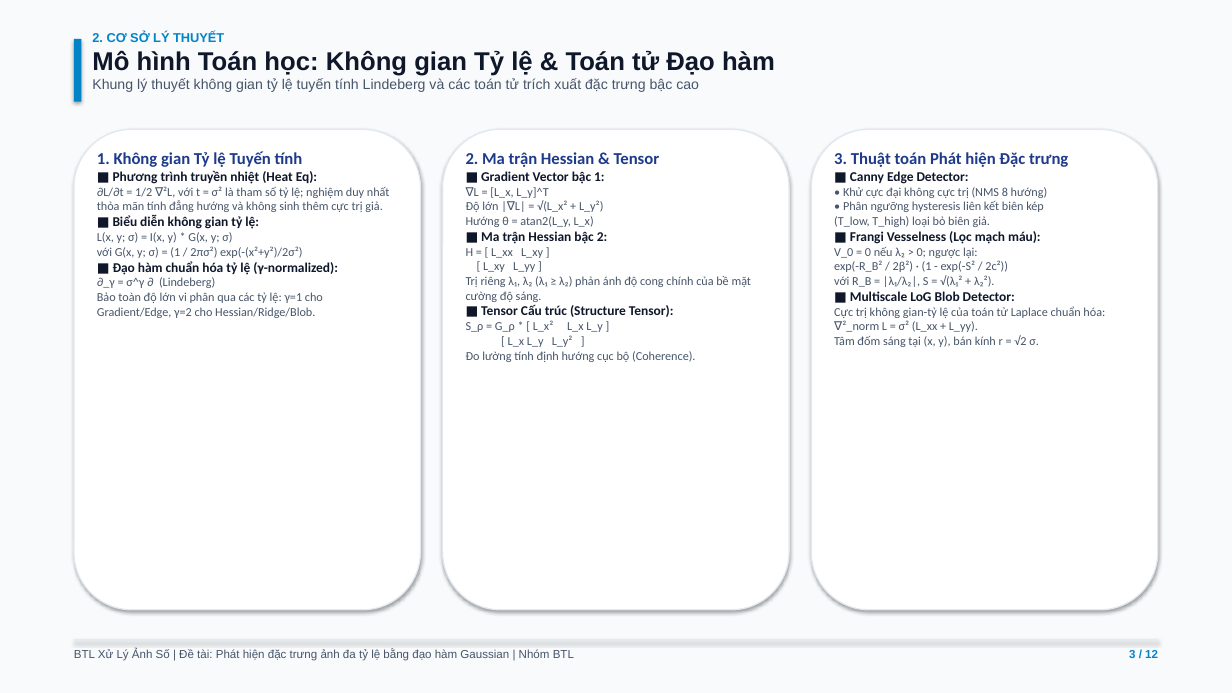
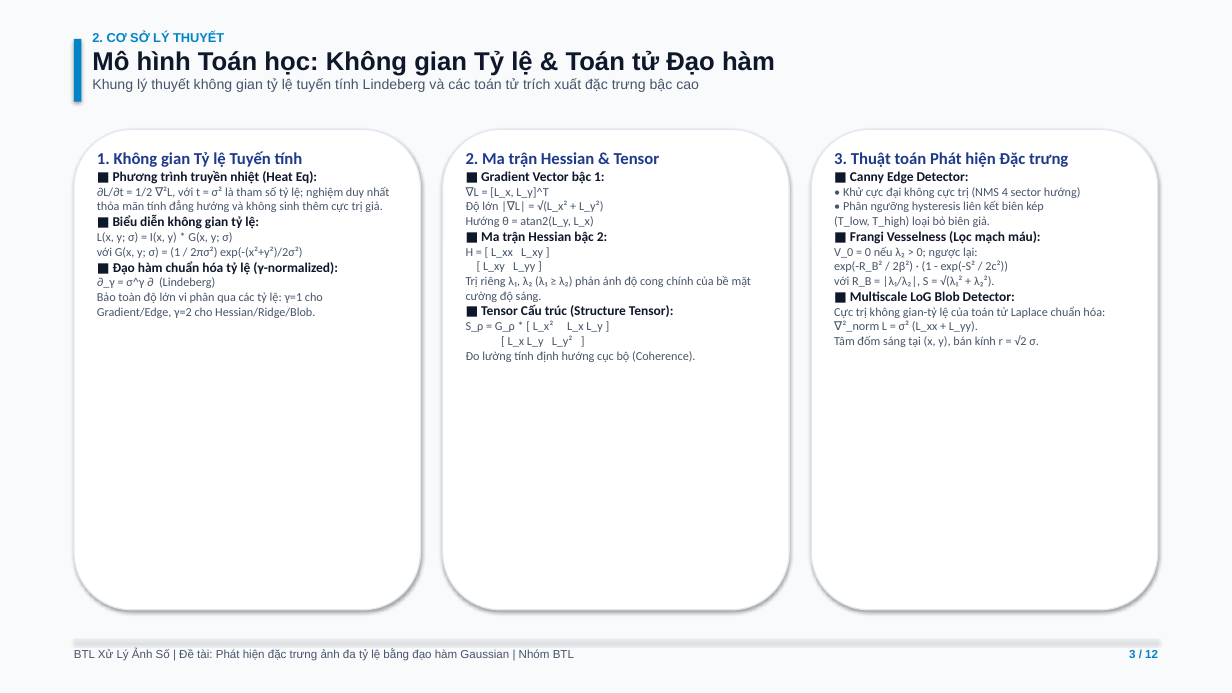
Before and after one commit to ndmanh1811/XLA, a slide deck: slide 3 of docs/slides/BTL_XLA_Nhom_BaoCao.pptx. Drawn at 1232x693 pixels with LibreOffice and Linux fonts; fonts in the diff are those of the drawing. Boxes give left, top, right and bottom in pixels: in the first picture for what was removed or moved away, otherwise in the second. Text is boxed around its words. In the diff, an @@ line names an element or a change of style, - is before the commit and + after.

```diff
--- a/docs/slides/BTL_XLA_Nhom_BaoCao.pptx
+++ b/docs/slides/BTL_XLA_Nhom_BaoCao.pptx
@@ text at [834,187,1081,227]: text changed @@
-• Khử cực đại không cực trị (NMS 8 hướng)
-• Phân ngưỡng hysteresis liên kết biên kép
-(T_low, T_high) loại bỏ biên giả.
+• Khử cực đại không cực trị (NMS 4 sector hướng)
+• Phân ngưỡng hysteresis liên kết biên kép
+(T_low, T_high) loại bỏ biên giả.
```
Also in this commit, not shown: 4 other slides changed, 25 other files.
